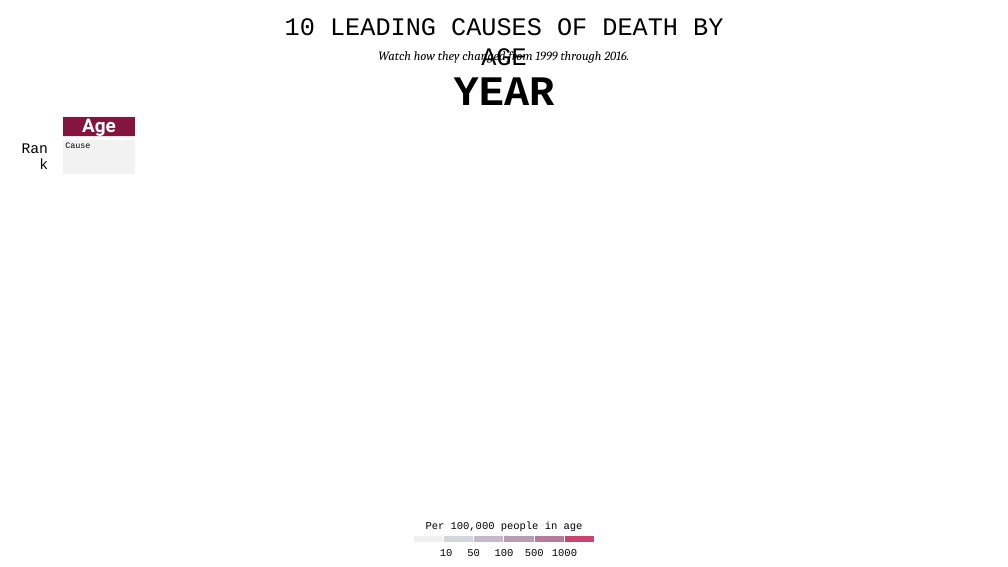
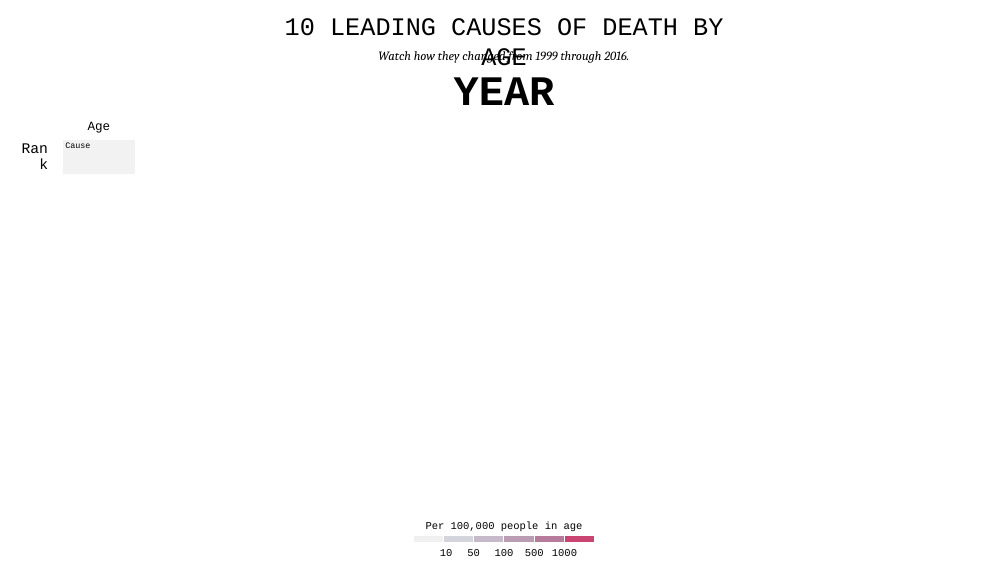
Before and after one commit to gramener/gramex-guide, a slide deck: slide 1 of pptxhandler/death/template.pptx. Drawn at 1008x567 pixels with LibreOffice and Linux fonts; fonts in the diff are those of the drawing; background and template pictures are left out. Boxes give left, top, right and bottom in pixels: in the first picture for what was removed or moved away, otherwise in the second. Text is boxed around its words. In the diff, an @@ line names an element or a change of style, - is before the commit and + after.

Commit message:
BUG: Revert to original template for pptxhandler/death/

```diff
--- a/pptxhandler/death/template.pptx
+++ b/pptxhandler/death/template.pptx
@@ text "Age": place and size @@
-text "Age" at (63, 117, 135, 136)
+text "Age" at (88, 121, 111, 133)
@@ text "Age" at (88, 121, 111, 133): size 18 to 12 pt, font Roboto to Courier New, text colour #FFFFFF to #000000, bold off; fill #83153E to none @@
```
